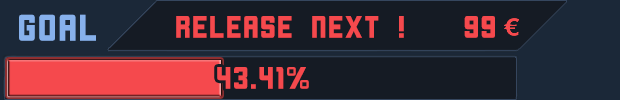
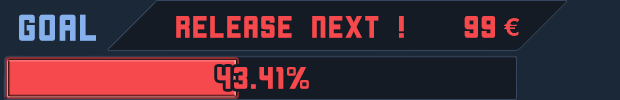
Two versions of the same layered image (620px x 100px). Layer-by-layer changes:
painted on "Red Bar copy" over <box>218,60,236,96</box>
